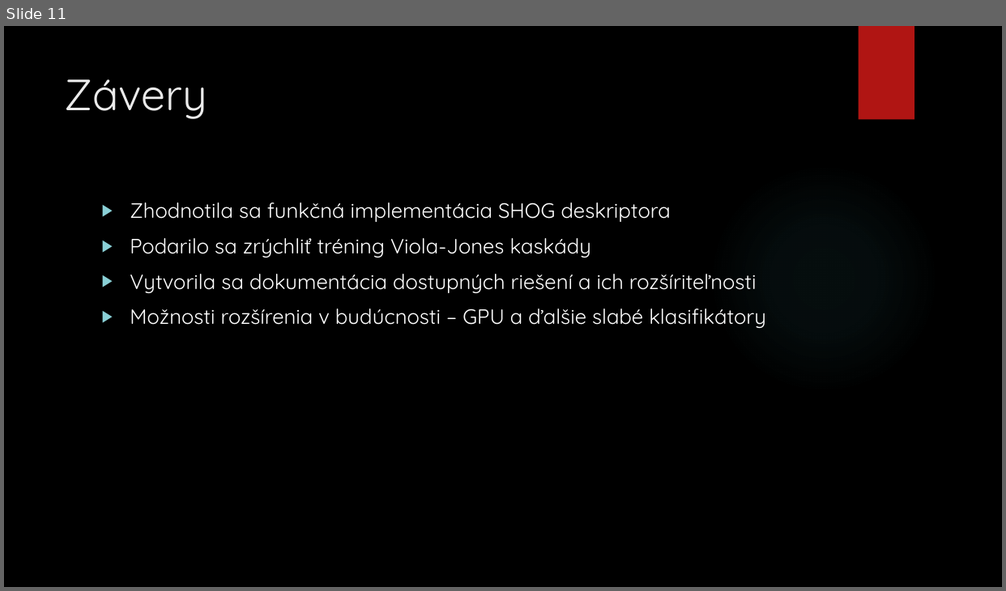
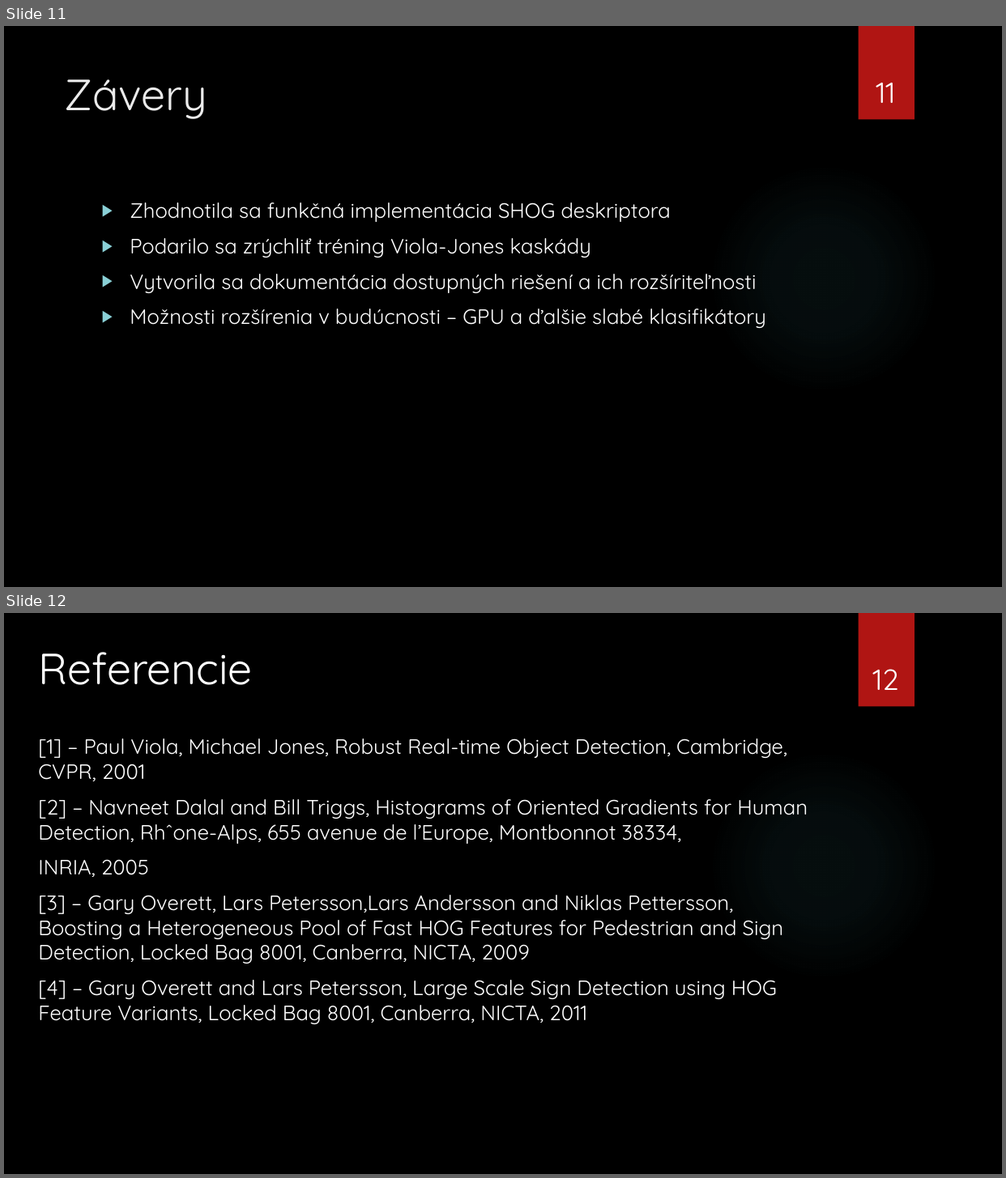
Before and after one commit to killerwife/IngProjekt, a slide deck: Diplomova Praca/PrezentaciaStatnice.pptx. Shown one above the other, each under a label of ours: slide 11 before the commit, slides 11 and 12 after it. The pictures are 1006x591 and 1006x1178 pixels, drawn with LibreOffice and Linux fonts; fonts in the diff are those of the drawing; background and template pictures are left out. Boxes give left, top, right and bottom in pixels: in the first picture for what was removed or moved away, otherwise in the second. Text is boxed around its words. In the diff, an @@ line names an element or a change of style, - is before the commit and + after.

```diff
--- a/Diplomova Praca/PrezentaciaStatnice.pptx
+++ b/Diplomova Praca/PrezentaciaStatnice.pptx
@@ slide 12 added at <box>4,613,1002,1174</box>, background picture (left out); not listed: 2 template elements that a slide beside it also shows @@
@@ text added at <box>38,652,253,685</box>, 42 pt, text #FFFFFF @@
+Referencie
@@ page number added at <box>872,669,898,690</box>, 28 pt, text #FFFFFF @@
+12
@@ text added at <box>38,739,808,1024</box>, 20 pt, text #FFFFFF @@
+[1] – Paul Viola, Michael Jones, Robust Real-time Object Detection, Cambridge, CVPR, 2001
+[2] – Navneet Dalal and Bill Triggs, Histograms of Oriented Gradients for Human Detection, Rhˆone-Alps, 655 avenue de l’Europe, Montbonnot 38334,
+INRIA, 2005
+[3] – Gary Overett, Lars Petersson,Lars Andersson and Niklas Pettersson, Boosting a Heterogeneous Pool of Fast HOG Features for Pedestrian and Sign Detection, Locked Bag 8001, Canberra, NICTA, 2009
+[4] – Gary Overett and Lars Petersson, Large Scale Sign Detection using HOG Feature Variants, Locked Bag 8001, Canberra, NICTA, 2011
@@ slide 11 changed as well @@
@@ page number added at <box>876,83,895,103</box>, 28 pt, text #FFFFFF @@
+11
```
Also in this commit, not shown: 9 other slides changed, 5 other slides added, 2 slides removed, 5 other files.
